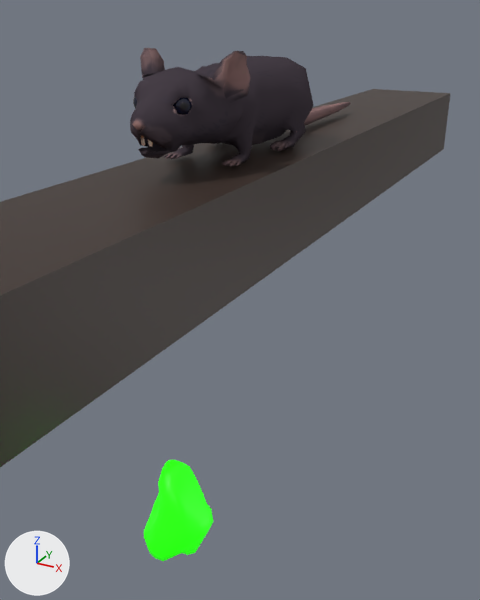
An edit to the Blender file Our Blender Models/Rat.blend, drawn before and after from the same camera.
Rendered twice from a 50 mm camera at (12.2, -21.6, 4.9) aimed at (1.2, -1.6, -5.1). The axes (+X, +Y, +Z) are drawn at lower left. The lights are the same throughout.

The scene before the commit, as lines of its bpy script (objects in view):
```python
me_cube_002 = bpy.data.meshes.new('Cube.002')
me_cube_002.from_pydata(...)  # a box spanning x -1.0..1.0, y -1.0..1.0, z -1.0..1.0
me_cube_002.materials.append(mat_material_001)  # brown #3b2d26
me_rat_obj = bpy.data.meshes.new('rat_obj')
me_rat_obj.from_pydata(...)  # 1365 vertices, 1394 faces; spans x -2.0..2.0, y 0.0..3.7, z -12.0..6.1
# faces by material slot: [1072, 322]
me_rat_obj.materials.append(mat_mat_rat)  # picture img_rat_diffuse
me_rat_obj.materials.append(mat_mat_rateyes)
me_sphere_003 = bpy.data.meshes.new('Sphere.003')
me_sphere_003.from_pydata(...)  # 209 vertices, 230 faces; spans x -0.79..0.92, y -0.91..0.78, z -1.57..1.0
me_sphere_003.polygons.foreach_set('use_smooth', [True] * 230)
me_sphere_003.materials.append(mat_mat_greengoo)  # green #23e700
ob_cube = bpy.data.objects.new('Cube', me_cube_002)
ob_cube.location = (0.0, 0.0, -1.93)
ob_cube.scale = (2.58, 23.9, 1.78)
ob_rat_obj = bpy.data.objects.new('rat_obj', me_rat_obj)
ob_rat_obj.location = (-0.09, 0.58, 0.0)
ob_rat_obj.rotation_euler = (1.571, 0.0, 0.0)  # degrees (90, 0, 0)
ob_sphere = bpy.data.objects.new('Sphere', me_sphere_003)
ob_sphere.location = (4.63, -11.16, -6.03)
```
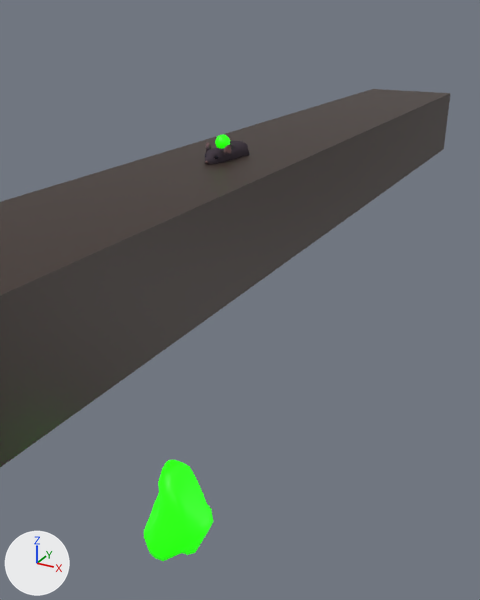
Where the newer file only moved an object's origin or applied its transform, the numbers keep the older frame.

Edits to the bpy script that builds the scene:
```text
Change me_rat_obj:
    where me_rat_obj.from_pydata(...)  # 1365 vertices, 1394 faces; spans x -2.0..2.0, y 0.0..3.7, z -12.0..6.1
    used by ob_rat_obj; location = (-0.09, 0.58, 0.0); rotation_euler = (1.571, 0.0, 0.0), in degrees (90, 0, 0)
    me_rat_obj part 1: the whole mesh is scaled about its middle by 0.258, then moved by (0.1, -1.8, 3.0)
Add me_sphere:
    me_sphere.from_pydata(...)  # a UV sphere (32 segments, 16 rings, poles along z) spanning x -1.0..1.0, y -1.0..1.0, z -1.0..1.0
    me_sphere.materials.append(mat_mat_greengoo)  # green #23e700
Add ob_sphere_001:
    ob_sphere_001 = bpy.data.objects.new('Sphere.001', me_sphere)
    ob_sphere_001.location = (-0.04, -0.63, 0.44)
    ob_sphere_001.scale = (0.271, 0.271, 0.271)
```

Boxes (x1, y1, x2, y2) around the edits, measured in the pictures (480 x 600 px):
'rat_obj', mesh rescaled: before (130, 48, 351, 166); after (205, 141, 249, 165)
'Sphere.001', added: after (215, 135, 230, 148)
